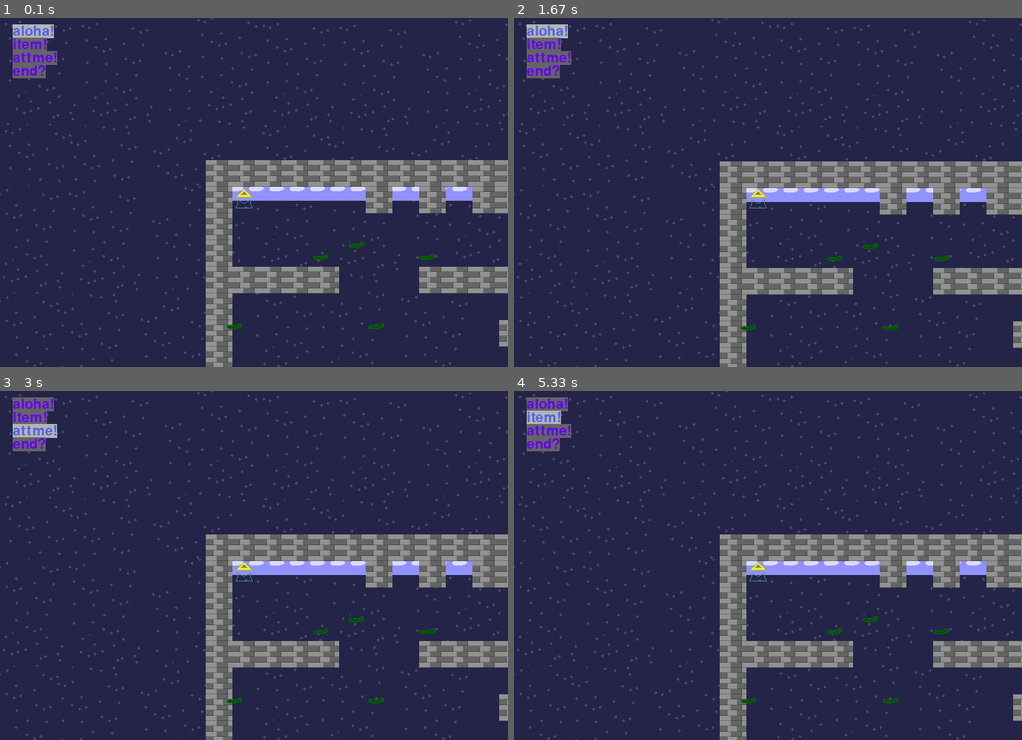
Above: before the commit, frames 1-4 (two rows, left to right).
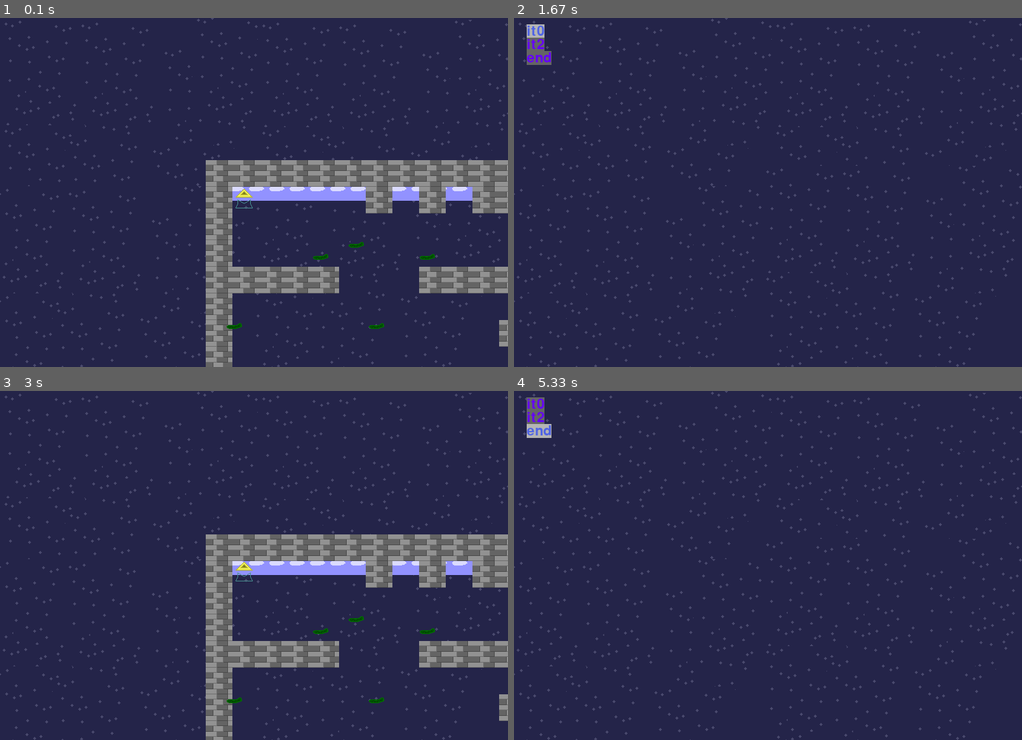
Above: after the commit, the same moments.

Repository: anokata/pythonPetProjects
Game: pygame game, started from platformer/sur.py
Two runs of this game, one before a commit and one after it. Both use one fixed random seed, a clock stepped at 60 frames per second and the inputs below.
Inputs:
- Up to frame 1 (0.1 s): no input
- Up to frame 2 (1.67 s): tap Space at 0.33, 1.23, 1.57 s; hold Up 0.67-1.13 s; hold Down 1.17-1.47 s; hold Up from 1.5 s (still down)
- Up to frame 3 (3 s): release Up at 1.87 s; hold Down 1.9-2.27 s; tap Space at 1.97, 2.37, 2.7 s; hold Up 2.3-2.6 s; hold Down 2.63-2.93 s; hold Up from 2.97 s (still down)
- Up to frame 4 (5.33 s): tap Space at 3.03, 3.43, 3.83, 4.17, 4.5, 4.9, 5.3 s; release Up at 3.33 s; hold Down 3.37-3.73 s; hold Up 3.77-4.07 s; hold Down 4.1-4.4 s; hold Up 4.43-4.8 s; hold Down 4.83-5.2 s; hold Up from 5.23 s (still down)

The runs differ from the first frame. In frame 1, 1.2% of the frame differs, in the area x 2-12%, y 1-18%; in frame 2, 14%; in frame 3, 1.2%; in frame 4, 14%, in the area x 2-100%, y 1-100%.

Commit message:
Создание меню и запуск.

Diff:
--- a/platformer/sur.py
+++ b/platformer/sur.py
@@ -208,7 +208,7 @@
     if k == pygame.K_LEFT:
         player.moving += 1
     if k == pygame.K_SPACE:
-        changeState('menu1')
+        runMenu('men1')
     if k == pygame.K_UP:
         player.movingud = 1
     if k == pygame.K_DOWN:
@@ -288,6 +288,27 @@
             self.selected = 0
         self.rend()
 
+def createMenu(id, lst): # add обработчик выбора, обработчик
+    addState(id)
+    setEventHandler(id, 'keyDown', menuKeyDown)
+    setEventHandler(id, 'draw', drawMenu)
+    menu = MenuList(textLayer,  id)
+    for x in lst:
+        menu.addItem(x)
+    return menu
+
+def runMenu(id):
+    changeState(id)
+    return
+
+def drawMenu():
+    screen.blit(bgSurface.image, (0, 0))
+    global textLayer
+    for x in textLayer.values():
+        for (e, r) in x:
+            screen.blit(e, r)
+    pygame.display.flip()
+
 def drawMain():
     screen.blit(bgSurface.image, (0, 0))
     global cam, player, Layers, textLayer
@@ -297,12 +318,9 @@
         for e in l:
             screen.blit(e.image, cam.calc(e))
 
-    for x in textLayer.values():
-        for (e, r) in x:
-            screen.blit(e, r)
-
-    #text1pos.centerx = screen.get_rect().centerx
-    #text1pos.centery = screen.get_rect().centery
+    #for x in textLayer.values():
+    #    for (e, r) in x:
+    #        screen.blit(e, r)
 
     pygame.display.flip()
 
@@ -322,14 +340,11 @@
     bgSurface.image = pygame.image.load('nightSky0.png').convert()
     player = pgPlayer(44, 44)
     addState('mainRun')
-    addState('menu1')
     changeState('mainRun')
     setEventHandler('mainRun', 'draw', drawMain)
     setEventHandler('mainRun', 'keyDown', keyDown)
     setEventHandler('mainRun', 'keyUp', keyUp)
     setEventHandler('mainRun', 'mechanic', player.moveSide)
-    setEventHandler('menu1', 'keyDown', menuKeyDown)
-    setEventHandler('menu1', 'draw', drawMain)
 
     mp = list()
     Layers = list()
@@ -344,11 +359,7 @@
 
     # menu
     global menu
-    menu = MenuList(textLayer,  'menu1')
-    menu.addItem('aloha!')
-    menu.addItem('item!')
-    menu.addItem('attme!')
-    menu.addItem('end?')
+    menu = createMenu('men1', ['it0','it2','end'])
 
     for x in range(30):
         mp += [(x,15)]
